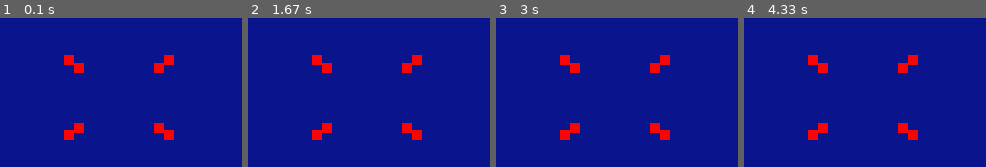
Above: before the commit, frames 1-4 (left to right).
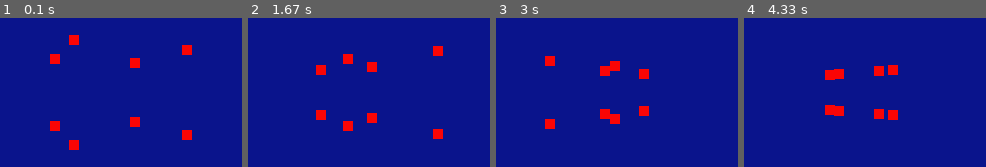
Above: after the commit, the same moments.

Repository: TonkleTremu/DSD-Y1
Game: pygame game, started from Random Test Stuff/3D Engine Test/main.py
The game is run twice, just before and just after one commit, with the same random seed, the same clock (stepped at 60 frames per second) and the same inputs.
Inputs:
- Up to frame 1 (0.1 s): no input
- Up to frame 2 (1.67 s): tap Z at 0.33, 1.07, 1.37, 1.57 s; tap X at 0.67 s; tap , at 1.15 s
- Up to frame 3 (3 s): tap Z at 1.9, 2.2, 2.4, 2.7 s; tap X at 1.98 s; tap , at 2.48 s; tap . at 2.9 s
- Up to frame 4 (4.33 s): tap Z at 3.3, 3.63, 3.93, 4.07 s; tap X at 3.38 s; tap , at 3.72 s

The runs differ from the first frame. In frame 1, 4.4% of the frame differs, in the area x 20-80%, y 11-89%; in frame 2, 4.3%; in frame 3, 4.4%; in frame 4, 4.3%.

Commit message:
using my laptop to do this, feels illegal.

Diff:
--- a/Random Test Stuff/3D Engine Test/main.py
+++ b/Random Test Stuff/3D Engine Test/main.py
@@ -32,15 +32,15 @@
 res_y = 300
 
 CubeVertices = [
-    (0.25, 0.25, 1),
-    (-0.25, 0.25, 1),
-    (-0.25, -0.25, 1),
-    (0.25, -0.25, 1),
+    (0.25, 0.25, 0.25),
+    (-0.25, 0.25, 0.25),
+    (-0.25, -0.25, 0.25),
+    (0.25, -0.25, 0.25),
 
-    (0.25, 0.25, 1.25),
-    (-0.25, 0.25, 1.25),
-    (-0.25, -0.25, 1.25),
-    (0.25, -0.25, 1.25)
+    (0.25, 0.25, -0.25),
+    (-0.25, 0.25, -0.25),
+    (-0.25, -0.25, -0.25),
+    (0.25, -0.25, -0.25)
     ]
 
 CubeLinks = [
@@ -57,7 +57,7 @@
 def DebugPoint(point):
     x = point[0]
     y = point[1]
-    box_rect = Rect(x, y, 10, 10)
+    box_rect = Rect(x-5, y-5, 10, 10)
     pygame.draw.rect(DISPLAYSURF, RED, box_rect)
 
 def FixToScreen(x,y):
@@ -71,6 +71,16 @@
     y = point[1]/point[2]
     return(x,y)
 
+def RotatePoint(point, angle):
+    x = point[0]
+    y = point[1]
+    z = point[2]
+    c = math.cos(angle)
+    s = math.sin(angle)
+    x = x*c-z*s
+    z = x*s+z*c
+    print((x,y,z))
+    return((x,y,z))
 
 # Setup stuff.
 pygame.init()
@@ -78,14 +88,16 @@
 pygame.display.set_caption("3D Test")
 fpsClock = pygame.time.Clock()
 
-z = 0.1
+z = 1
+rotation = 0
 
 while True: # Main game loop - like Unity's "update" void thing.
+    rotation += 2*math.pi*(1/100)
     DISPLAYSURF.fill(NIGHT_SKY_BLUE)
     for point in CubeVertices:
-        print(point)
+        point = RotatePoint(point, rotation)
+        point = (point[0], point[1], point[2]+z)
         DebugPoint(FixToScreen(*Project(point)))
-    z += 0.1
 
     # This takes a screenshot.
     if(pygame.key.get_pressed()[K_F2]):
@@ -98,3 +110,14 @@
         if event.type == QUIT:
             pygame.quit()
             sys.exit()
+        if event.type == KEYDOWN:
+            if(event.key == pygame.K_z):
+                z += 0.1
+                print(z)
+            if(event.key == pygame.K_x):
+                z -= 0.1
+                print(z)
+            if(event.key == pygame.K_COMMA):
+                rotation += 10
+            if(event.key == pygame.K_PERIOD):
+                rotation -= 10
--- a/Random Test Stuff/PyGame Physics Engine/test.py
+++ b/Random Test Stuff/PyGame Physics Engine/test.py
@@ -63,7 +63,6 @@
         if event.type == QUIT:
             pygame.quit()
             sys.exit()
-        if event.type == KEYDOWN:
             # Grabbing boxes? Lovely!
             if(event.key == pygame.K_g):
                 if(player.holding == None):
